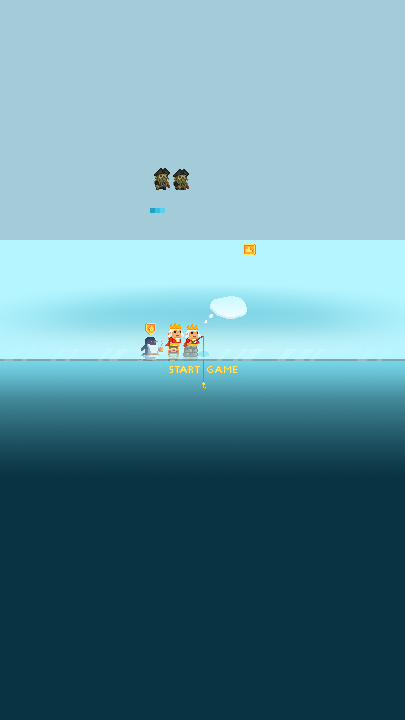
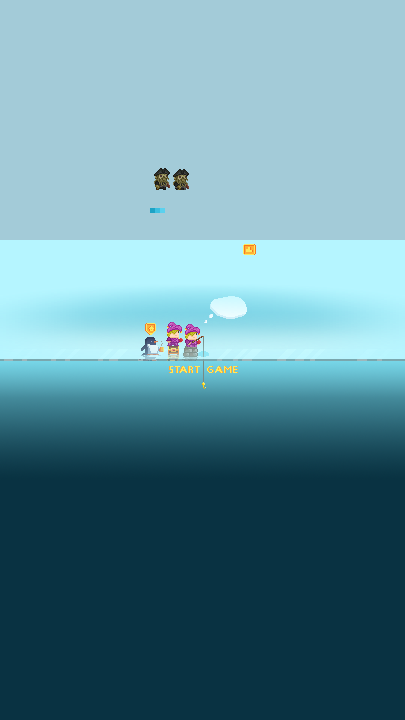
The second (405, 720) image is a revision of the first. Changes to its layers:
added group "Шут" with 14 layers above "Король" over [166, 322, 201, 347]
added group "Стоит" (2nd of 3, in "Шут") with 6 layers in group "Шут" over [166, 322, 183, 346]
added layer "Рука" (4th of 10, in "Шут" › "Стоит") in group "Стоит" over [166, 337, 172, 343]
added layer "Шапка" (1st of 2, in "Шут" › "Стоит") in group "Стоит" over [167, 322, 182, 334]
added layer "Мячики" (1st of 2, in "Шут" › "Стоит") in group "Стоит" over [179, 338, 183, 342]
added layer "Волосы" (4th of 9, in "Шут" › "Стоит") in group "Стоит" over [167, 330, 179, 337]
added layer "Одежда" (4th of 9, in "Шут" › "Стоит") in group "Стоит" over [167, 338, 180, 346]
added layer "Тело" (4th of 10, in "Шут" › "Стоит") in group "Стоит" over [167, 328, 181, 345]
added group "Сидит" (2nd of 5, in "Шут") with 6 layers in group "Шут" over [185, 324, 201, 347]
added layer "Рука" (5th of 10, in "Шут" › "Сидит") in group "Сидит" over [185, 339, 191, 345]
added layer "Шапка" (2nd of 2, in "Шут" › "Сидит") in group "Сидит" over [185, 324, 200, 336]
added layer "Мячики" (2nd of 2, in "Шут" › "Сидит") in group "Сидит" over [197, 340, 201, 344]
added layer "Волосы" (5th of 9, in "Шут" › "Сидит") in group "Сидит" over [185, 332, 197, 339]
added layer "Одежда" (5th of 9, in "Шут" › "Сидит") in group "Сидит" over [186, 340, 198, 347]
added layer "Тело" (5th of 10, in "Шут" › "Сидит") in group "Сидит" over [185, 330, 199, 347]
hid group "Король" (12 layers) over [165, 323, 201, 347]
